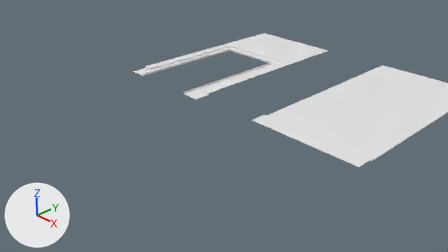
Renders of the Blender file Infil-Trainer 2018/Assets/BlendFiles/ModularPlaceholders.blend from each side of a commit.
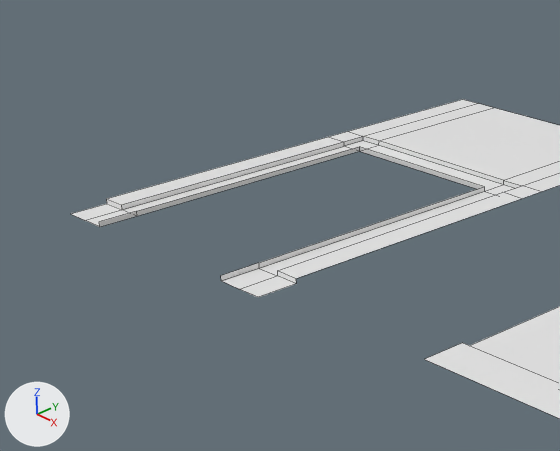
Each version appears first from the file's camera 'Camera', and next in a close-up on the part from 24% to 66% of the width and 0% to 60% of the height. Every picture has the same lights, and +X, +Y and +Z are marked at lower left. The close-ups show mesh edges as thin lines. The same objects are shown in both versions, whatever each file hides.

The first close-up shows '_Doorway', '_Wall'.
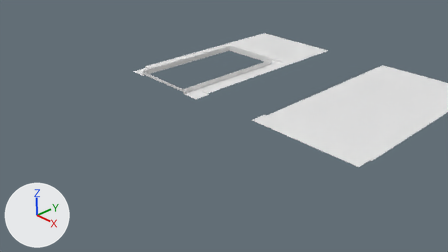
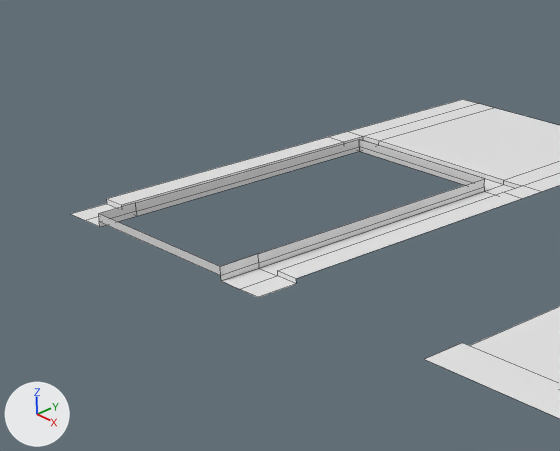
What differs and where, as boxes [x1, y1, x2, y2] in the close-ups (560 x 451 px):
part 1 of me_plane_003, added: after [99, 139, 485, 275]

The change, as a diff of the scene's bpy script:
```diff
--- a/Infil-Trainer 2018/Assets/BlendFiles/ModularPlaceholders.blend.py
+++ b/Infil-Trainer 2018/Assets/BlendFiles/ModularPlaceholders.blend.py
@@ me_plane_003 @@
 me_plane_003.from_pydata(...)  # 46 vertices, 32 faces; spans x -0.5..0.5, y 0.0..2.0, z -0.02..0.0
 # used by ob_doorway; location = (-1.69, 0.0, 0.0)
 # verts and faces of me_plane_003; kept vertices keep their numbers, new ones are numbered from 46
 # before: 6 (0.32, 0.15, 0.0), 7 (-0.32, 0.15, 0.0), 14 (0.32, 1.22, 0.0), 15 (-0.32, 1.22, 0.0), 18 (0.32, 0.0, 0.0)
 # before: 19 (-0.32, 0.0, 0.0)
+# me_plane_003 part 1
+for new, old in zip([*range(46, 52)], [6, 7, 14, 15, 18, 19]): verts[new] = verts[old] + (0.0, 0.0, 0.03)
+faces += [(14, 48, 49, 15), (6, 46, 48, 14), (6, 18, 50, 46), (7, 47, 51, 19), (7, 15, 49, 47), (18, 19, 51, 50)]
```
